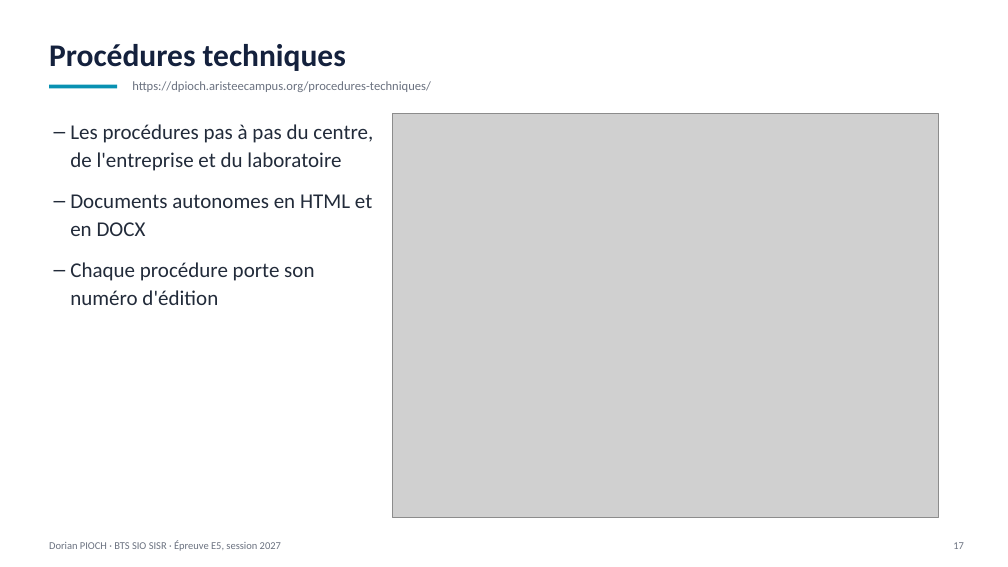
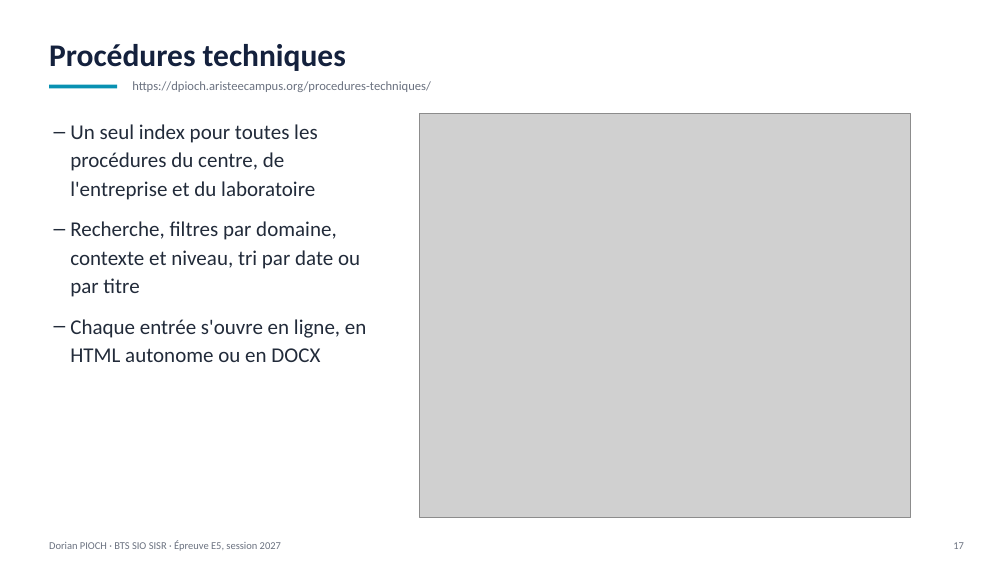
Before and after one commit to Dozyxio/dorian-pioch-e5-fichiers, a slide deck: slide 17 of Portfolio_E5_Dorian_Pioch_2027.pptx. Drawn at 1008x567 pixels with LibreOffice and Linux fonts; fonts in the diff are those of the drawing; grey boxes stand for pictures. Boxes give left, top, right and bottom in pixels: in the first picture for what was removed or moved away, otherwise in the second. Text is boxed around its words. In the diff, an @@ line names an element or a change of style, - is before the commit and + after.

Commit message:
E5: capture et texte de la page Procédures techniques (index unique)

```diff
--- a/Portfolio_E5_Dorian_Pioch_2027.pptx
+++ b/Portfolio_E5_Dorian_Pioch_2027.pptx
@@ picture: place and size @@
-picture at [392,113,938,518]
+picture at [420,113,910,518]
@@ text at [70,124,366,362]: text changed @@
-– Les procédures pas à pas du centre, de l'entreprise et du laboratoire
-– Documents autonomes en HTML et en DOCX
-– Chaque procédure porte son numéro d'édition
+– Un seul index pour toutes les procédures du centre, de l'entreprise et du laboratoire
+– Recherche, filtres par domaine, contexte et niveau, tri par date ou par titre
+– Chaque entrée s'ouvre en ligne, en HTML autonome ou en DOCX
```
Also in this commit, not shown: 1 other file.
